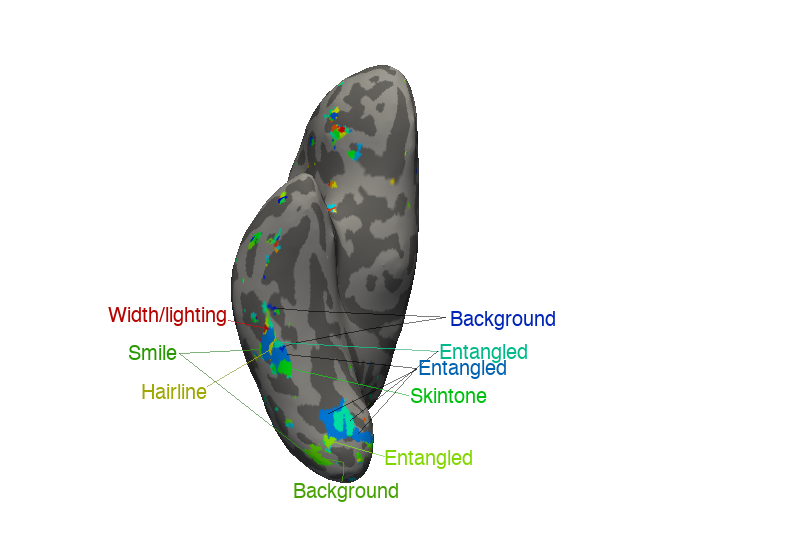
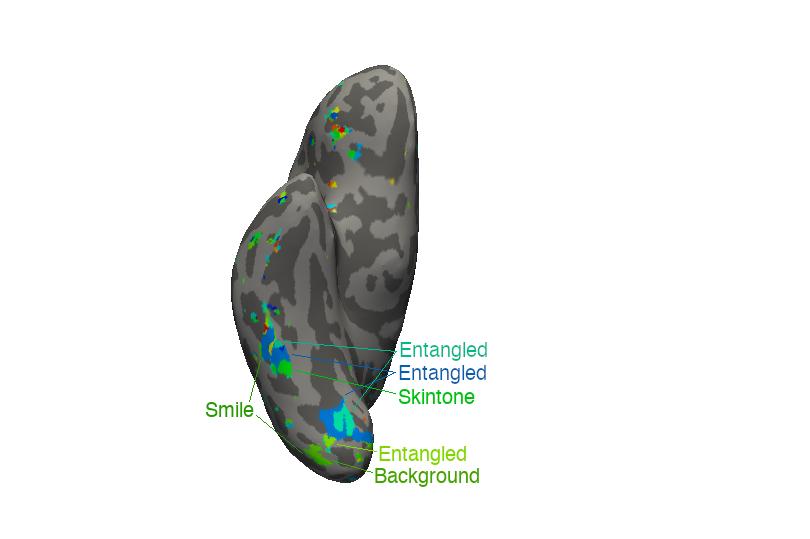
Layer changes from the first 810 x 539 image to the second:
removed layer "Background" over (451, 311, 555, 330)
added layer "lines" above "Smile" over (249, 341, 397, 473)
renamed "Hairline" to "Smile", moved it above "Background #1", painted on it over (142, 384, 254, 417)
removed layer "Width/lighting" over (108, 307, 226, 326)
removed layer "Background #1" over (294, 483, 398, 502)
removed layer "Entangled #2" over (385, 450, 472, 469)
renamed "Smile" to "Background #1", moved it above "Entangled #2", painted on it over (129, 345, 479, 487)
renamed "Skintone" to "Entangled #2", moved it above "Skintone", painted on it over (379, 388, 487, 465)
renamed "Entangled #1" to "Skintone", painted on it over (398, 360, 506, 404)
removed layer "Entangled" over (440, 344, 527, 363)
painted on "sub4-right-inferior.png" over (143, 308, 487, 482)
